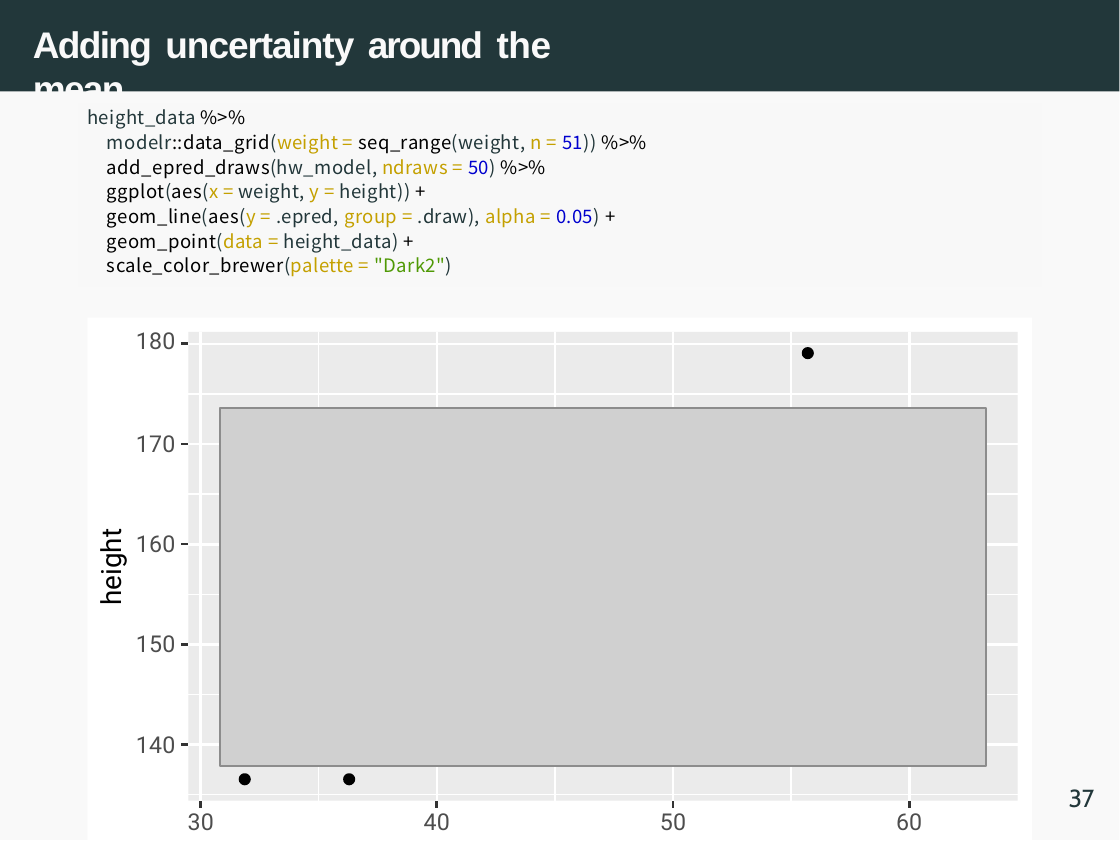
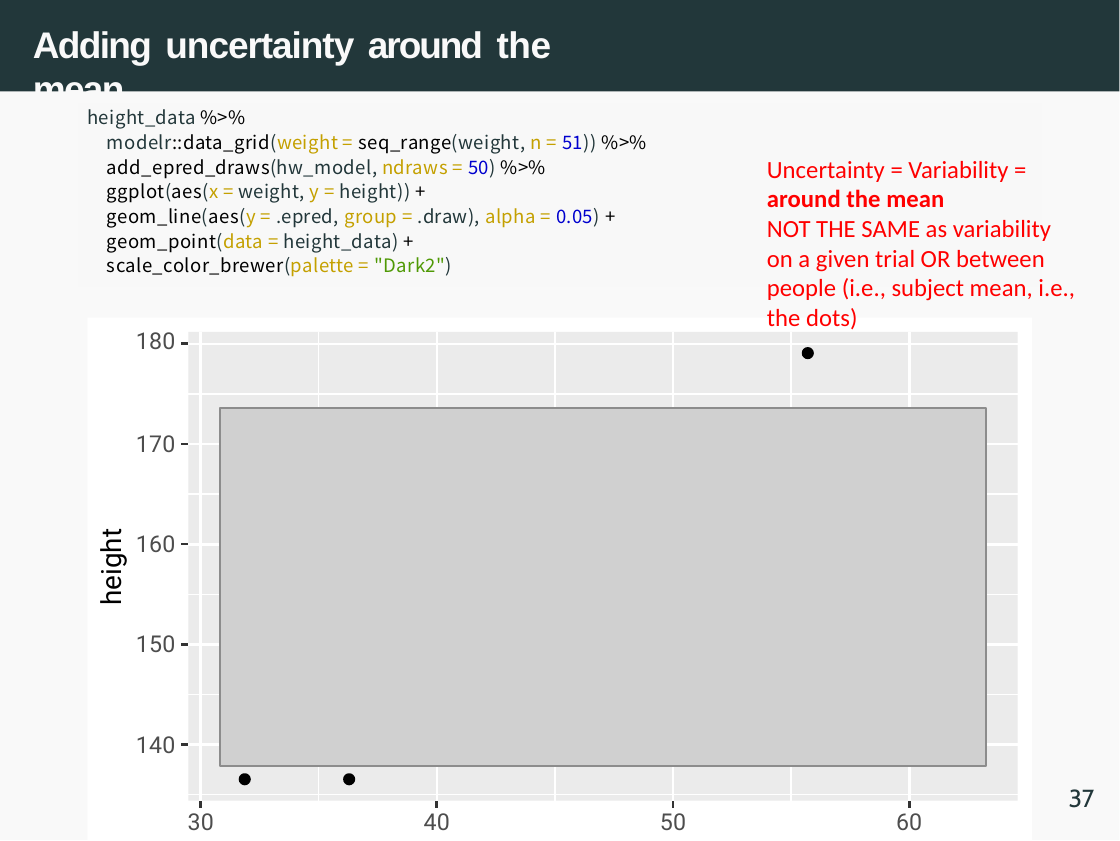
Before and after one commit to Lena-Marreel/IADS_SC_Day9_BayesianIntro2, a slide deck: slide 39 of day 2 slides.pptx. Drawn at 1120x841 pixels with LibreOffice and Linux fonts; fonts in the diff are those of the drawing; grey boxes stand for pictures. Boxes give left, top, right and bottom in pixels: in the first picture for what was removed or moved away, otherwise in the second. Text is boxed around its words. In the diff, an @@ line names an element or a change of style, - is before the commit and + after.

```diff
--- a/day 2 slides.pptx
+++ b/day 2 slides.pptx
@@ text added at [767,161,1075,329], 8 pt, text #FF0000 @@
+Uncertainty = Variability = around the mean
+NOT THE SAME as variability on a given trial OR between people (i.e., subject mean, i.e., the dots)
```
Also in this commit, not shown: 8 other slides changed.
